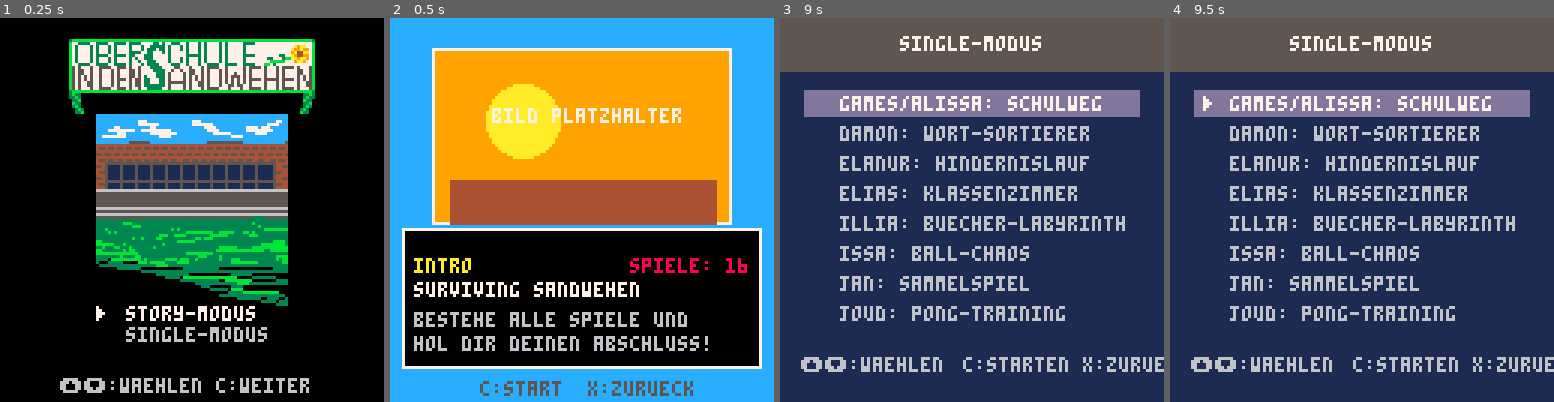
Above: before the commit, frames 1-4 (left to right).
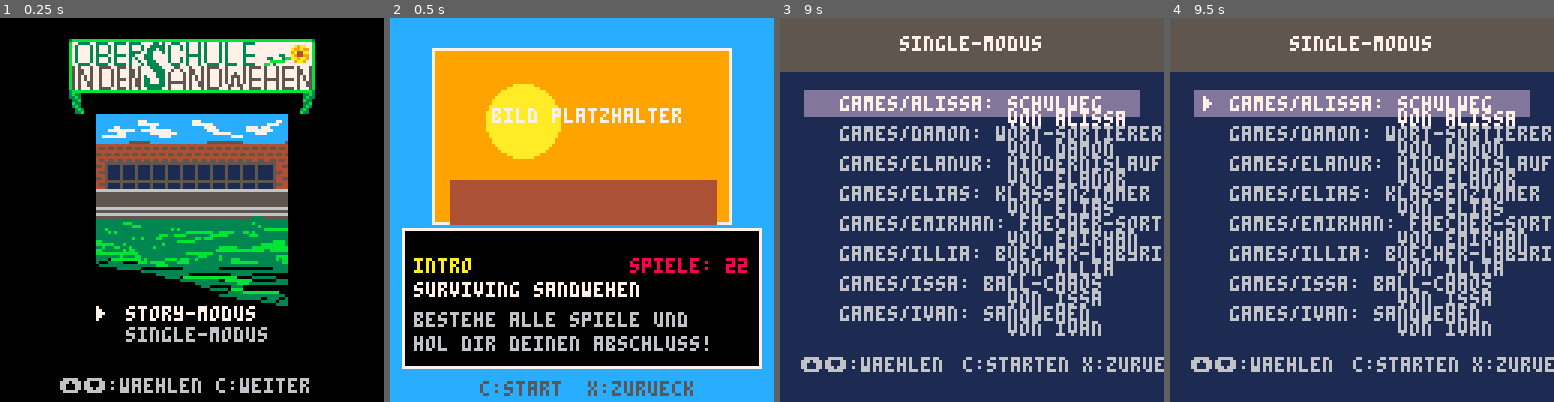
Above: after the commit, the same moments.

Repository: fpiesik/sursa_25-26
Game: PICO-8 cartridge sursa.p8
Same seed, same stepped clock (60 frames per second), same inputs: the game is played once before the commit and once after it.
Inputs:
- Up to frame 1 (0.25 s): no input
- Up to frame 2 (0.5 s): tap X (X key) at 0.33 s
- Up to frame 3 (9 s): tap O (Z key) at 0.7, 1.7, 2.1, 2.5, 2.9, 3.3, 3.7, 4.1, 4.5, 4.9, 5.3, 5.7, 6.1, 6.5, 6.9, 7.3, 7.7, 8.1, 8.5, 8.9 s; tap X (X key) at 1.07, 1.85, 2.97, 4.08, 5.2, 6.32, 7.43, 8.55 s; hold Up 2.15-2.42 s; hold Down 3.63-3.97 s; hold Up 4.73-5.03 s; hold Down 5.73-6.03 s; hold Up 7.18-7.45 s; hold Down from 8.67 s (still down)
- Up to frame 4 (9.5 s): release Down at 9 s; tap O (Z key) at 9.3 s

Frame 1 is identical in both runs. In frame 2, less than 0.1% of the frame differs, in the area x 87-93%, y 62-66%; in frame 3, 11%, in the area x 15-100%, y 24-83%; in frame 4, 11%.

Commit message:
Update level cart paths for sursa

Diff:
--- a/games/alissa.p8
+++ b/games/alissa.p8
@@ -113,7 +113,7 @@
  ss_done=true
  cartdata("surviving_sandwehen")
  dset(3,r)
- load("surviving_sandwehen.p8")
+ load("sursa.p8")
 end
 
 function ss_menu()
@@ -121,7 +121,7 @@
  or (btn(5) and btnp(4)) then
   cartdata("surviving_sandwehen")
   dset(3,0)
-  load("surviving_sandwehen.p8")
+  load("sursa.p8")
  end
  ss_check_finish()
 end
--- a/games/damon.p8
+++ b/games/damon.p8
@@ -212,7 +212,7 @@
  ss_done=true
  cartdata("surviving_sandwehen")
  dset(3,r)
- load("surviving_sandwehen.p8")
+ load("sursa.p8")
 end
 
 function ss_menu()
@@ -220,7 +220,7 @@
  or (btn(5) and btnp(4)) then
   cartdata("surviving_sandwehen")
   dset(3,0)
-  load("surviving_sandwehen.p8")
+  load("sursa.p8")
  end
  ss_check_finish()
 end
--- a/games/elanur.p8
+++ b/games/elanur.p8
@@ -75,7 +75,7 @@
  ss_done=true
  cartdata("surviving_sandwehen")
  dset(3,r)
- load("surviving_sandwehen.p8")
+ load("sursa.p8")
 end
 
 function ss_menu()
@@ -83,7 +83,7 @@
  or (btn(5) and btnp(4)) then
   cartdata("surviving_sandwehen")
   dset(3,0)
-  load("surviving_sandwehen.p8")
+  load("sursa.p8")
  end
  ss_check_finish()
 end
--- a/games/elias.p8
+++ b/games/elias.p8
@@ -113,7 +113,7 @@
  ss_done=true
  cartdata("surviving_sandwehen")
  dset(3,r)
- load("surviving_sandwehen.p8")
+ load("sursa.p8")
 end
 
 function ss_menu()
@@ -121,7 +121,7 @@
  or (btn(5) and btnp(4)) then
   cartdata("surviving_sandwehen")
   dset(3,0)
-  load("surviving_sandwehen.p8")
+  load("sursa.p8")
  end
  ss_check_finish()
 end
--- a/games/emirhan.p8
+++ b/games/emirhan.p8
@@ -182,7 +182,7 @@
  ss_done=true
  cartdata("surviving_sandwehen")
  dset(3,r)
- load("surviving_sandwehen.p8")
+ load("sursa.p8")
 end
 
 function ss_menu()
@@ -190,7 +190,7 @@
  or (btn(5) and btnp(4)) then
   cartdata("surviving_sandwehen")
   dset(3,0)
-  load("surviving_sandwehen.p8")
+  load("sursa.p8")
  end
  ss_check_finish()
 end
--- a/games/illia.p8
+++ b/games/illia.p8
@@ -141,7 +141,7 @@
  ss_done=true
  cartdata("surviving_sandwehen")
  dset(3,r)
- load("surviving_sandwehen.p8")
+ load("sursa.p8")
 end
 
 function ss_menu()
@@ -149,7 +149,7 @@
  or (btn(5) and btnp(4)) then
   cartdata("surviving_sandwehen")
   dset(3,0)
-  load("surviving_sandwehen.p8")
+  load("sursa.p8")
  end
  ss_check_finish()
 end
--- a/games/issa.p8
+++ b/games/issa.p8
@@ -205,7 +205,7 @@
  ss_done=true
  cartdata("surviving_sandwehen")
  dset(3,r)
- load("surviving_sandwehen.p8")
+ load("sursa.p8")
 end
 
 function ss_menu()
@@ -213,7 +213,7 @@
  or (btn(5) and btnp(4)) then
   cartdata("surviving_sandwehen")
   dset(3,0)
-  load("surviving_sandwehen.p8")
+  load("sursa.p8")
  end
  ss_check_finish()
 end
--- a/games/ivan.p8
+++ b/games/ivan.p8
@@ -60,7 +60,7 @@
  ss_done=true
  cartdata("surviving_sandwehen")
  dset(3,r)
- load("surviving_sandwehen.p8")
+ load("sursa.p8")
 end
 
 function ss_menu()
@@ -68,7 +68,7 @@
  or (btn(5) and btnp(4)) then
   cartdata("surviving_sandwehen")
   dset(3,0)
-  load("surviving_sandwehen.p8")
+  load("sursa.p8")
  end
  ss_check_finish()
 end
--- a/games/jan.p8
+++ b/games/jan.p8
@@ -124,7 +124,7 @@
  ss_done=true
  cartdata("surviving_sandwehen")
  dset(3,r)
- load("surviving_sandwehen.p8")
+ load("sursa.p8")
 end
 
 function ss_menu()
@@ -132,7 +132,7 @@
  or (btn(5) and btnp(4)) then
   cartdata("surviving_sandwehen")
   dset(3,0)
-  load("surviving_sandwehen.p8")
+  load("sursa.p8")
  end
  ss_check_finish()
 end
--- a/games/joud.p8
+++ b/games/joud.p8
@@ -103,7 +103,7 @@
  ss_done=true
  cartdata("surviving_sandwehen")
  dset(3,r)
- load("surviving_sandwehen.p8")
+ load("sursa.p8")
 end
 
 function ss_menu()
@@ -111,7 +111,7 @@
  or (btn(5) and btnp(4)) then
   cartdata("surviving_sandwehen")
   dset(3,0)
-  load("surviving_sandwehen.p8")
+  load("sursa.p8")
  end
  ss_check_finish()
 end
--- a/games/lian.p8
+++ b/games/lian.p8
@@ -76,7 +76,7 @@
  ss_done=true
  cartdata("surviving_sandwehen")
  dset(3,r)
- load("surviving_sandwehen.p8")
+ load("sursa.p8")
 end
 
 function ss_menu()
@@ -84,7 +84,7 @@
  or (btn(5) and btnp(4)) then
   cartdata("surviving_sandwehen")
   dset(3,0)
-  load("surviving_sandwehen.p8")
+  load("sursa.p8")
  end
  ss_check_finish()
 end
--- a/games/mikolaj.p8
+++ b/games/mikolaj.p8
@@ -91,7 +91,7 @@
  ss_done=true
  cartdata("surviving_sandwehen")
  dset(3,r)
- load("surviving_sandwehen.p8")
+ load("sursa.p8")
 end
 
 function ss_menu()
@@ -99,7 +99,7 @@
  or (btn(5) and btnp(4)) then
   cartdata("surviving_sandwehen")
   dset(3,0)
-  load("surviving_sandwehen.p8")
+  load("sursa.p8")
  end
  ss_check_finish()
 end
--- a/games/musa.p8
+++ b/games/musa.p8
@@ -101,7 +101,7 @@
  ss_done=true
  cartdata("surviving_sandwehen")
  dset(3,r)
- load("surviving_sandwehen.p8")
+ load("sursa.p8")
 end
 
 function ss_menu()
@@ -109,7 +109,7 @@
  or (btn(5) and btnp(4)) then
   cartdata("surviving_sandwehen")
   dset(3,0)
-  load("surviving_sandwehen.p8")
+  load("sursa.p8")
  end
  ss_check_finish()
 end
--- a/games/nayla.p8
+++ b/games/nayla.p8
@@ -69,7 +69,7 @@
  ss_done=true
  cartdata("surviving_sandwehen")
  dset(3,r)
- load("surviving_sandwehen.p8")
+ load("sursa.p8")
 end
 
 function ss_menu()
@@ -77,7 +77,7 @@
  or (btn(5) and btnp(4)) then
   cartdata("surviving_sandwehen")
   dset(3,0)
-  load("surviving_sandwehen.p8")
+  load("sursa.p8")
  end
  ss_check_finish()
 end
--- a/games/raphael.p8
+++ b/games/raphael.p8
@@ -132,7 +132,7 @@
  ss_done=true
  cartdata("surviving_sandwehen")
  dset(3,r)
- load("surviving_sandwehen.p8")
+ load("sursa.p8")
 end
 
 function ss_menu()
@@ -140,7 +140,7 @@
  or (btn(5) and btnp(4)) then
   cartdata("surviving_sandwehen")
   dset(3,0)
-  load("surviving_sandwehen.p8")
+  load("sursa.p8")
  end
  ss_check_finish()
 end
--- a/games/sam.p8
+++ b/games/sam.p8
@@ -219,7 +219,7 @@
  ss_done=true
  cartdata("surviving_sandwehen")
  dset(3,r)
- load("surviving_sandwehen.p8")
+ load("sursa.p8")
 end
 
 function ss_menu()
@@ -227,7 +227,7 @@
  or (btn(5) and btnp(4)) then
   cartdata("surviving_sandwehen")
   dset(3,0)
-  load("surviving_sandwehen.p8")
+  load("sursa.p8")
  end
  ss_check_finish()
 end
--- a/games/sam_h.p8
+++ b/games/sam_h.p8
@@ -147,7 +147,7 @@
  ss_done=true
  cartdata("surviving_sandwehen")
  dset(3,r)
- load("surviving_sandwehen.p8")
+ load("sursa.p8")
 end
 
 function ss_menu()
@@ -155,7 +155,7 @@
  or (btn(5) and btnp(4)) then
   cartdata("surviving_sandwehen")
   dset(3,0)
-  load("surviving_sandwehen.p8")
+  load("sursa.p8")
  end
  ss_check_finish()
 end
--- a/games/samuel.p8
+++ b/games/samuel.p8
@@ -468,7 +468,7 @@
  ss_done=true
  cartdata("surviving_sandwehen")
  dset(3,r)
- load("surviving_sandwehen.p8")
+ load("sursa.p8")
 end
 
 function ss_menu()
@@ -476,7 +476,7 @@
  or (btn(5) and btnp(4)) then
   cartdata("surviving_sandwehen")
   dset(3,0)
-  load("surviving_sandwehen.p8")
+  load("sursa.p8")
  end
  ss_check_finish()
 end
--- a/games/sean.p8
+++ b/games/sean.p8
@@ -91,7 +91,7 @@
  ss_done=true
  cartdata("surviving_sandwehen")
  dset(3,r)
- load("surviving_sandwehen.p8")
+ load("sursa.p8")
 end
 
 function ss_menu()
@@ -99,7 +99,7 @@
  or (btn(5) and btnp(4)) then
   cartdata("surviving_sandwehen")
   dset(3,0)
-  load("surviving_sandwehen.p8")
+  load("sursa.p8")
  end
  ss_check_finish()
 end
--- a/games/sophia.p8
+++ b/games/sophia.p8
@@ -124,7 +124,7 @@
  ss_done=true
  cartdata("surviving_sandwehen")
  dset(3,r)
- load("surviving_sandwehen.p8")
+ load("sursa.p8")
 end
 
 function ss_menu()
@@ -132,7 +132,7 @@
  or (btn(5) and btnp(4)) then
   cartdata("surviving_sandwehen")
   dset(3,0)
-  load("surviving_sandwehen.p8")
+  load("sursa.p8")
  end
  ss_check_finish()
 end
--- a/games/toprak.p8
+++ b/games/toprak.p8
@@ -143,7 +143,7 @@
  ss_done=true
  cartdata("surviving_sandwehen")
  dset(3,r)
- load("surviving_sandwehen.p8")
+ load("sursa.p8")
 end
 
 function ss_menu()
@@ -151,7 +151,7 @@
  or (btn(5) and btnp(4)) then
   cartdata("surviving_sandwehen")
   dset(3,0)
-  load("surviving_sandwehen.p8")
+  load("sursa.p8")
  end
  ss_check_finish()
 end
--- a/games/tyler.p8
+++ b/games/tyler.p8
@@ -285,7 +285,7 @@
  ss_done=true
  cartdata("surviving_sandwehen")
  dset(3,r)
- load("surviving_sandwehen.p8")
+ load("sursa.p8")
 end
 
 function ss_menu()
@@ -293,7 +293,7 @@
  or (btn(5) and btnp(4)) then
   cartdata("surviving_sandwehen")
   dset(3,0)
-  load("surviving_sandwehen.p8")
+  load("sursa.p8")
  end
  ss_check_finish()
 end
--- a/sursa.p8
+++ b/sursa.p8
@@ -10,28 +10,28 @@
 story_order={}
 
 levels={
- --{"sam_h",   "mensa escape"},
- {"games/alissa",  "schulweg"},
- {"damon",   "wort-sortierer"},
- {"elanur",  "hindernislauf"},
- {"elias",   "klassenzimmer"},
- --{"emirhan", "faecher-sortierer"},
- {"illia",   "buecher-labyrinth"},
- {"issa",    "ball-chaos"},
- --{"ivan",    "sandwehen"},
- {"jan",     "sammelspiel"},
- {"joud",    "pong-training"},
- --{"lian",    "level"},
- {"mikolaj", "suchspiel"},
- --{"musa",    "mach das"},
- --{"nayla",   "level"},
- {"raphael", "level"},
- {"sam_g",     "schneeball"},
- {"samuel",  "verstecken"},
- {"sean",    "schneeball"},
- {"sophia",  "laufspiel"},
- {"toprak",  "basketball"},
- {"tyler",   "zu spaet"}
+ {"games/alissa",  "schulweg",             "alissa"},
+ {"games/damon",   "wort-sortierer",       "damon"},
+ {"games/elanur",  "hindernislauf",        "elanur"},
+ {"games/elias",   "klassenzimmer",        "elias"},
+ {"games/emirhan", "faecher-sortierer",    "emirhan"},
+ {"games/illia",   "buecher-labyrinth",    "illia"},
+ {"games/issa",    "ball-chaos",           "issa"},
+ {"games/ivan",    "sandwehen",            "ivan"},
+ {"games/jan",     "sammelspiel",          "jan"},
+ {"games/joud",    "pong-training",        "joud"},
+ {"games/lian",    "level",                "lian"},
+ {"games/mikolaj", "suchspiel",            "mikolaj"},
+ {"games/musa",    "mach das",             "musa"},
+ {"games/nayla",   "level",                "nayla"},
+ {"games/raphael", "level",                "raphael"},
+ {"games/sam",     "schneeball",           "sam"},
+ {"games/sam_h",   "mensa escape",         "sam h"},
+ {"games/samuel",  "verstecken",           "samuel"},
+ {"games/sean",    "schneeball",           "sean"},
+ {"games/sophia",  "laufspiel",            "sophia"},
+ {"games/toprak",  "basketball",           "toprak"},
+ {"games/tyler",   "zu spaet",             "tyler"}
 }
 
 for i=1,#levels do add(story_order,i) end
@@ -221,6 +221,7 @@
    if blink<30 then print("▶",11,y,c) end
   end
   print(levels[i][1]..": "..levels[i][2],20,y,c)
+  print("von "..levels[i][3],76,y+5,c)
  end
 end
 
